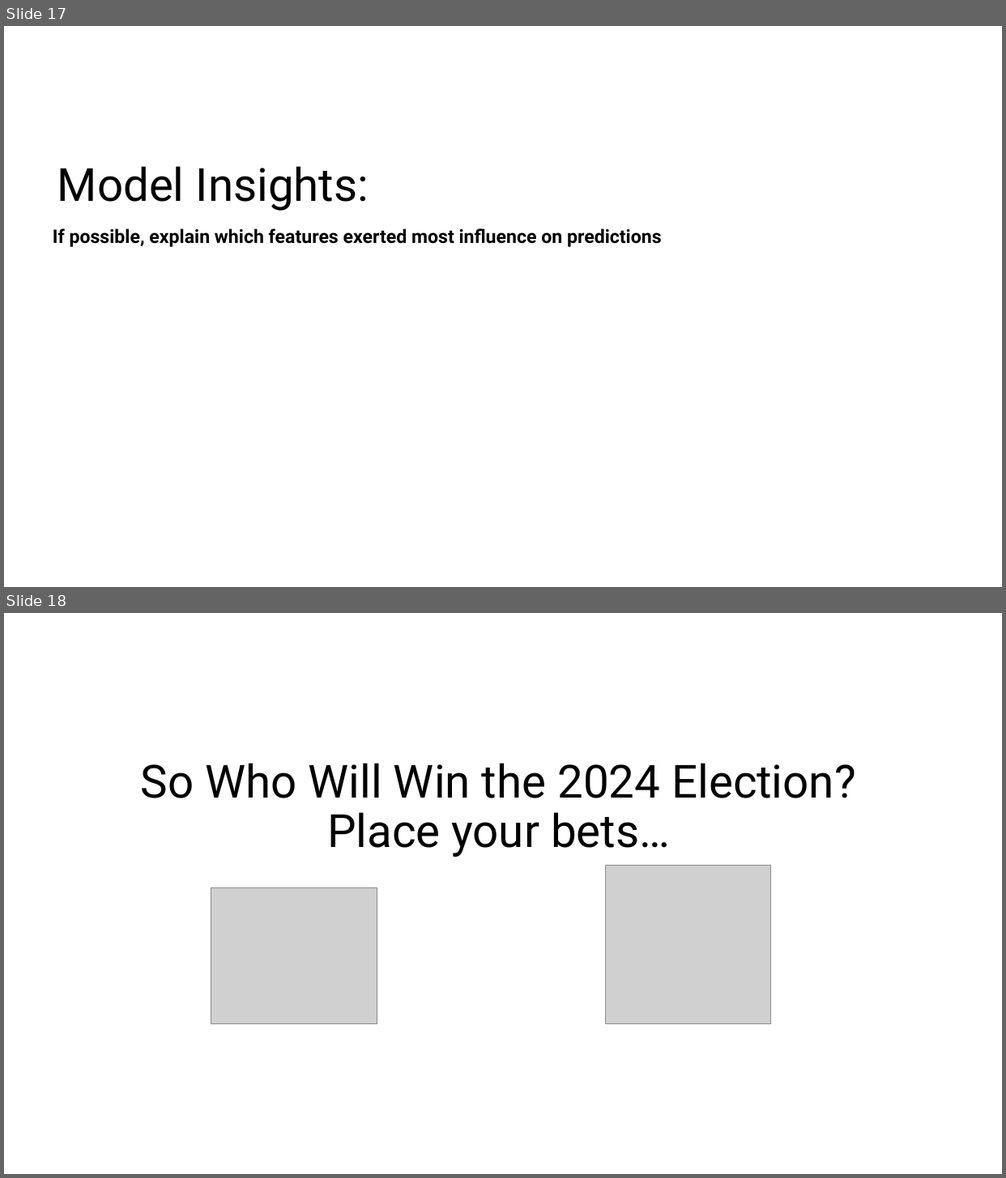
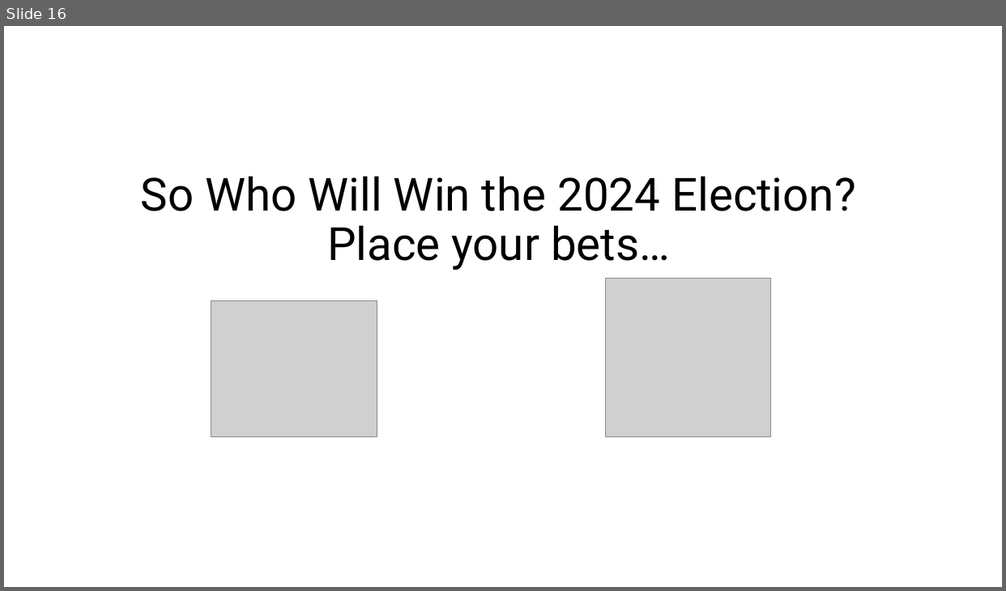
Before and after one commit to azmedtech/Election_Prediction_Project_4, a slide deck: Election_Prediction_Presentation.pptx. Shown one above the other, each under a label of ours: slides 17 and 18 before the commit, slide 16 after it. The pictures are 1006x1178 and 1006x591 pixels, drawn with LibreOffice and Linux fonts; fonts in the diff are those of the drawing; grey boxes stand for pictures; background and template pictures are left out. Boxes give left, top, right and bottom in pixels: in the first picture for what was removed or moved away, otherwise in the second. Text is boxed around its words. In the diff, an @@ line names an element or a change of style, - is before the commit and + after.

```diff
--- a/Election_Prediction_Presentation.pptx
+++ b/Election_Prediction_Presentation.pptx
@@ slide 17 removed at [4, 26, 1002, 587], background picture (left out) @@
@@ title removed at [57, 166, 368, 211] @@
-Model Insights:
@@ text removed at [53, 228, 662, 247] @@
-If possible, explain which features exerted most influence on predictions
@@ what was slide 18 is now slide 16 @@
```
Also in this commit, not shown: 4 slides changed, 4 slides added, 6 other slides removed.
